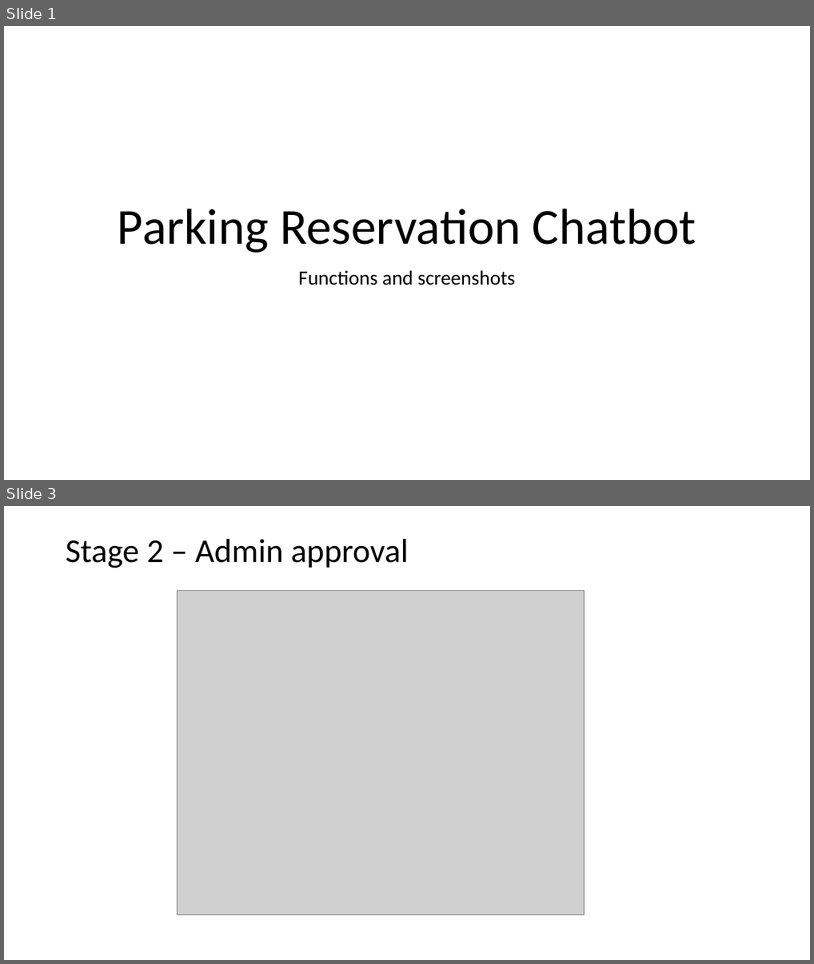
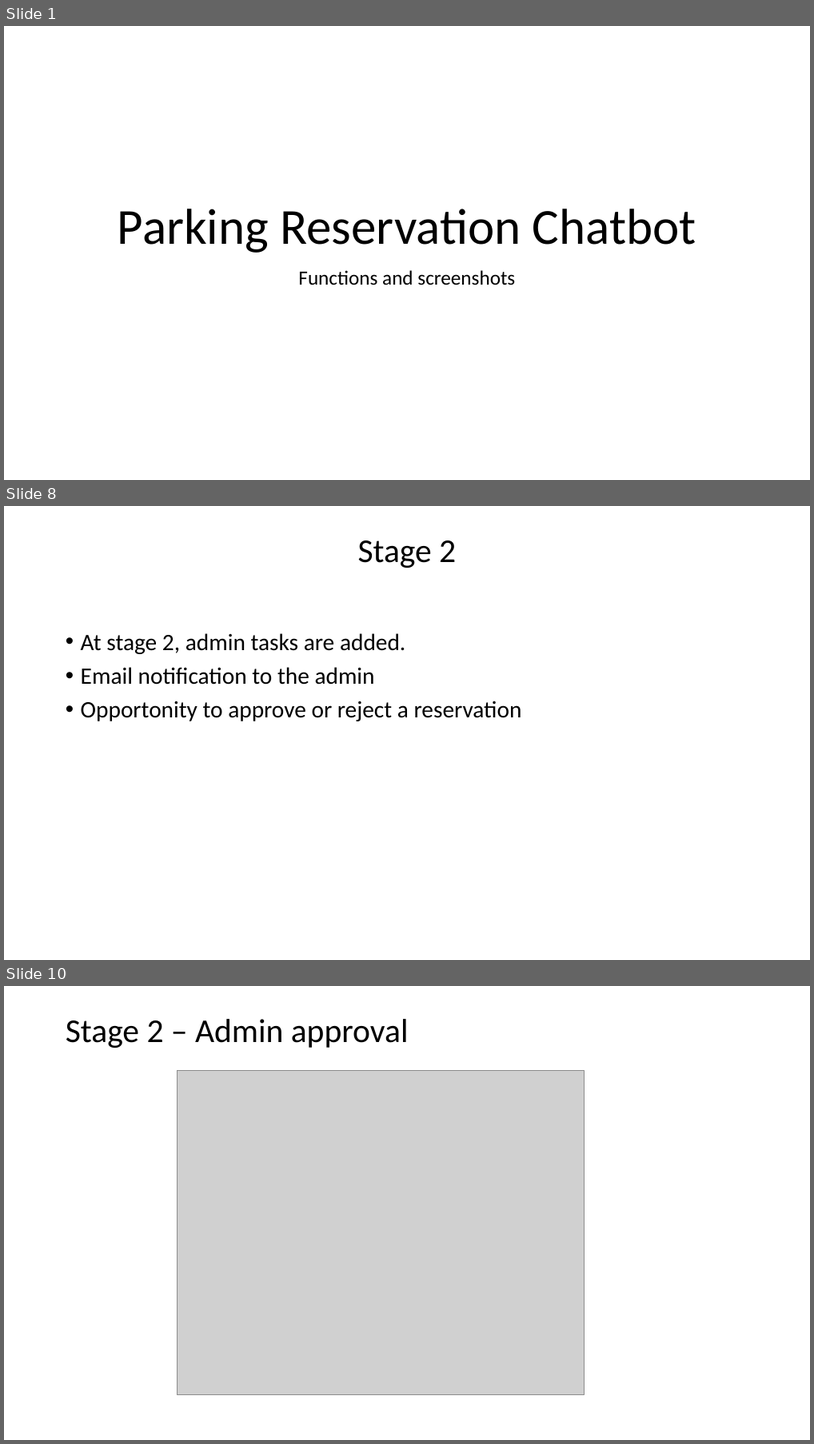
Before and after one commit to devtpc/parking-chatbot, a slide deck: artifacts/DeckChatbot.pptx. Shown one above the other, each under a label of ours: slides 1 and 3 before the commit, slides 1, 8 and 10 after it; the slides between them are not shown. The pictures are 814x964 and 814x1444 pixels, drawn with LibreOffice and Linux fonts; fonts in the diff are those of the drawing; grey boxes stand for pictures. Boxes give left, top, right and bottom in pixels: in the first picture for what was removed or moved away, otherwise in the second. Text is boxed around its words. In the diff, an @@ line names an element or a change of style, - is before the commit and + after.

```diff
--- a/artifacts/DeckChatbot.pptx
+++ b/artifacts/DeckChatbot.pptx
@@ slide 8 added at (4, 506, 810, 960), background #FFFFFF @@
@@ title added at (358, 540, 456, 568), 39.6 pt, text #000000 @@
+Stage 2
@@ text added at (81, 633, 522, 721), 28 pt, text #000000 @@
+• At stage 2, admin tasks are added.
+• Email notification to the admin
+• Opportonity to approve or reject a reservation
@@ what was slide 3 is now slide 10 @@
```
Also in this commit, not shown: 3 slides changed, 7 other slides added, 4 other files.
